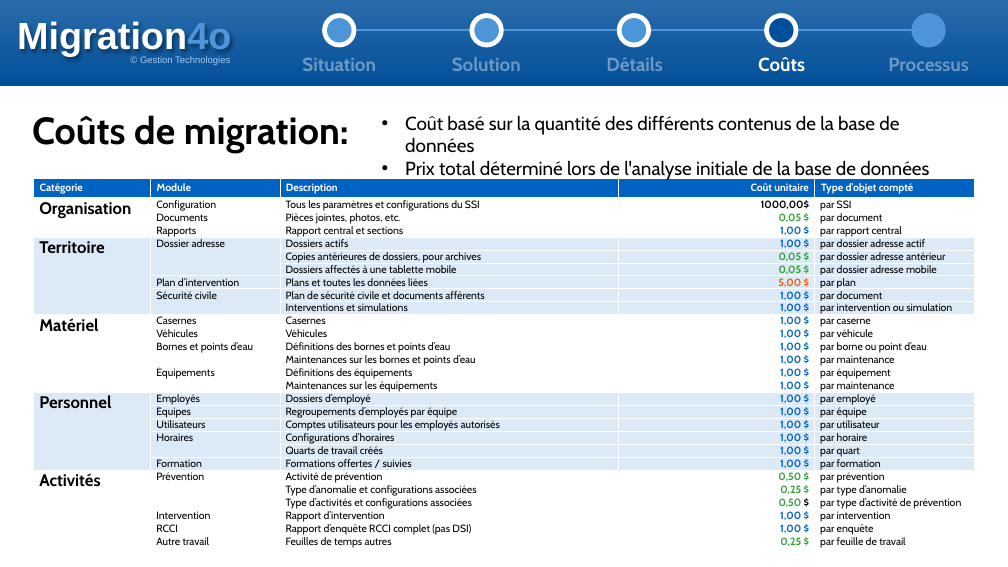
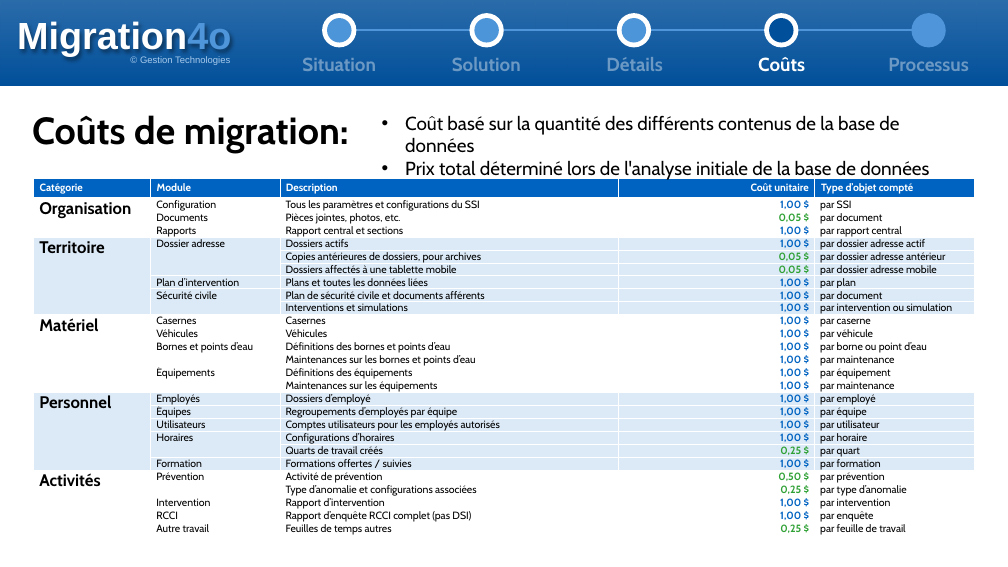
Before and after one commit to s-pedneault/migration4o, a slide deck: slide 10 of doc/Presentation.pptx. Drawn at 1008x567 pixels with LibreOffice and Linux fonts; fonts in the diff are those of the drawing. Boxes give left, top, right and bottom in pixels: in the first picture for what was removed or moved away, otherwise in the second. Text is boxed around its words. In the diff, an @@ line names an element or a change of style, - is before the commit and + after.

```diff
--- a/doc/Presentation.pptx
+++ b/doc/Presentation.pptx
@@ table at box(34, 178, 975, 539) @@
-row 2, column 4: 1000,00$
+row 2, column 4: 1,00 $
-row 8, column 4: 5,00 $
+row 8, column 4: 1,00 $
-row 21, column 4: 1,00 $
+row 21, column 4: 0,25 $
-row 25:  |  | Type d’activités et configurations associées | 0,50 $ | par type d’activité de prévention
```
Also in this commit, not shown: 5 other slides changed, 2 other files.
